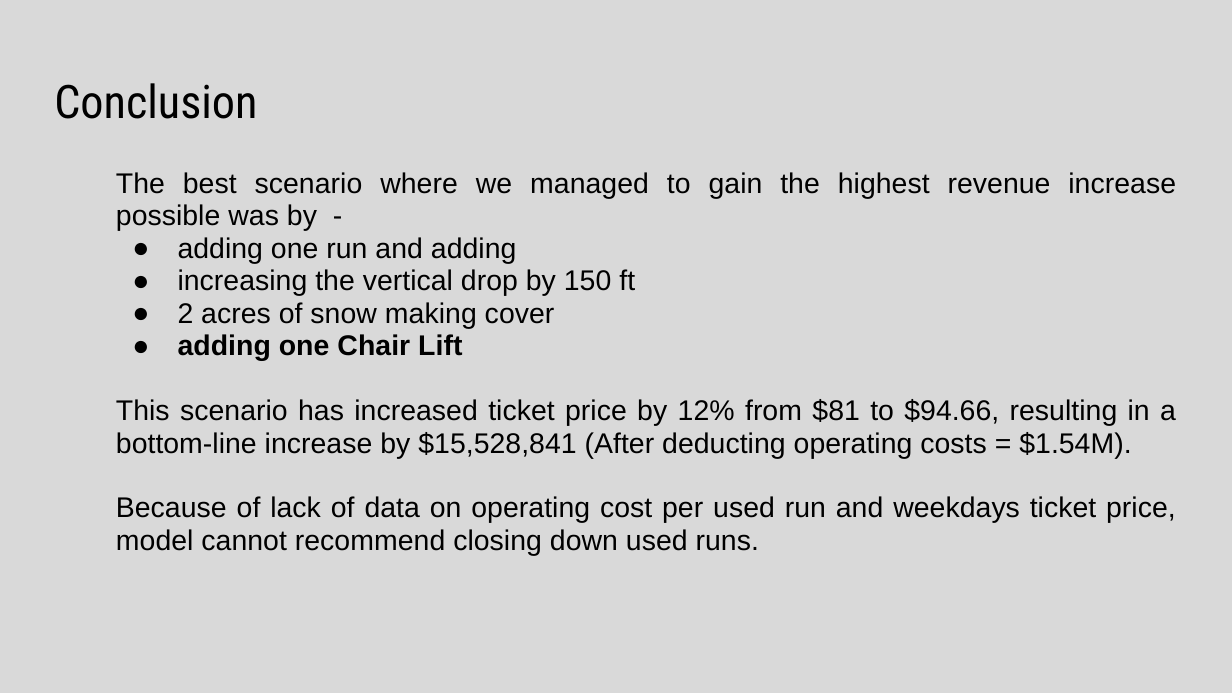
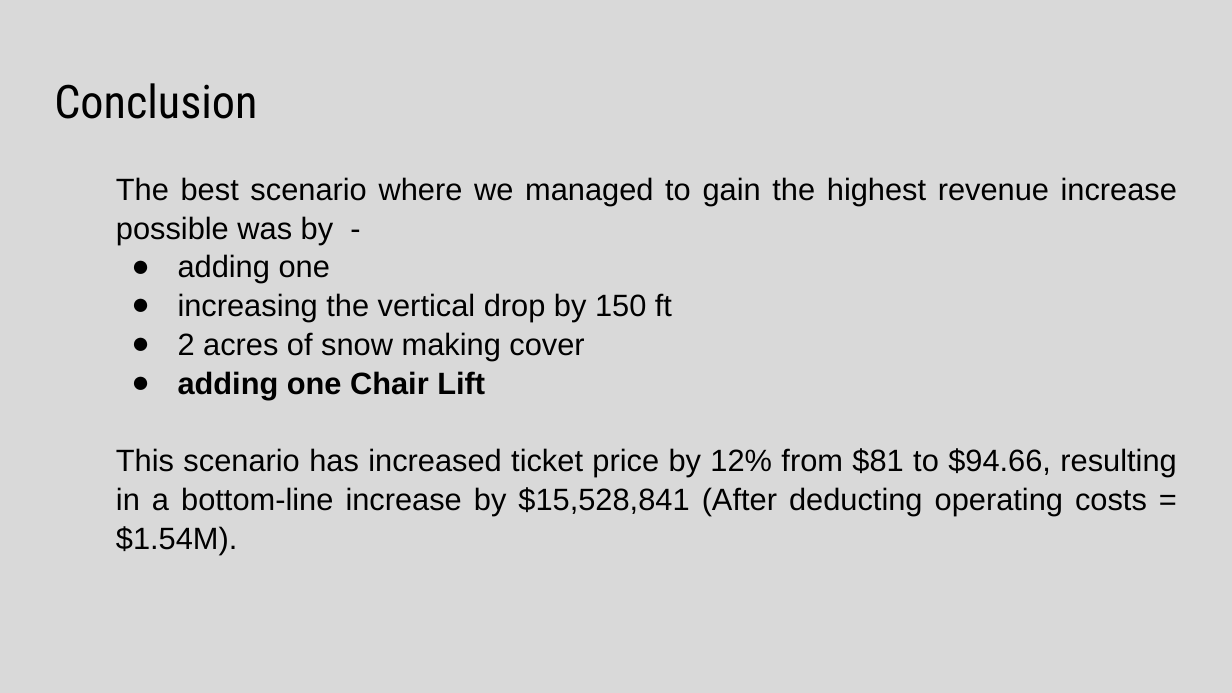
Before and after one commit to shaisid01/Data-Science, a slide deck: slide 11 of CapstoneProjects/Big Mountain Ski Resort/Docs/Project Slides.pptx (slide 8 before the commit). Drawn at 1232x693 pixels with LibreOffice and Linux fonts; fonts in the diff are those of the drawing. Boxes give left, top, right and bottom in pixels: in the first picture for what was removed or moved away, otherwise in the second. Text is boxed around its words. In the diff, an @@ line names an element or a change of style, - is before the commit and + after.

```diff
--- a/CapstoneProjects/Big Mountain Ski Resort/Docs/Project Slides.pptx
+++ b/CapstoneProjects/Big Mountain Ski Resort/Docs/Project Slides.pptx
@@ text at (116,177,1177,555): size 16.6 to 18 pt; line spacing 0.95 to 1.05; indent changed @@
@@ text at (178,254,330,283): text changed; size 16.6 to 18 pt @@
-● adding one run and adding
+● adding one
@@ text at (116,496,1176,556): paragraph removed @@
-Because of lack of data on operating cost per used run and weekdays ticket price, model cannot recommend closing down used runs.
```
Also in this commit, not shown: 5 other slides changed, 3 slides added, 1 other file.
